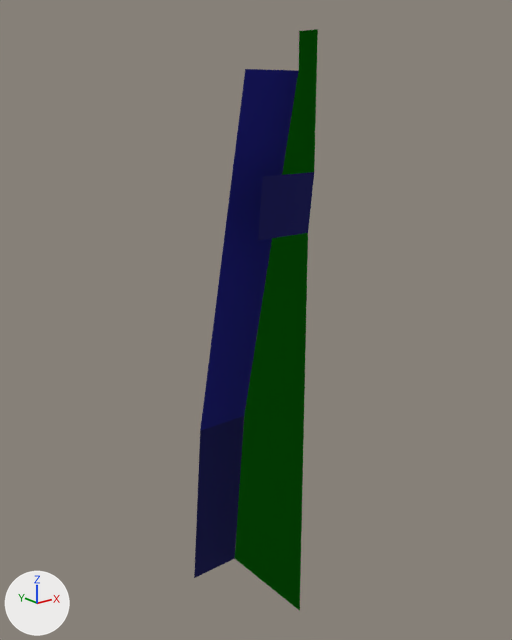
The glTF model assets/flow/scramjet/scramjet_n2_m2.glb, before and after one commit.
Both versions are drawn from a 50 mm camera at (-3.49, -5.03, 4.53) aimed at (0.11, -0.52, 2.73). Every picture has the same lights, and +X, +Y and +Z are marked at lower left. Where no turn or scale is listed for an object, it has been applied to the vertices.
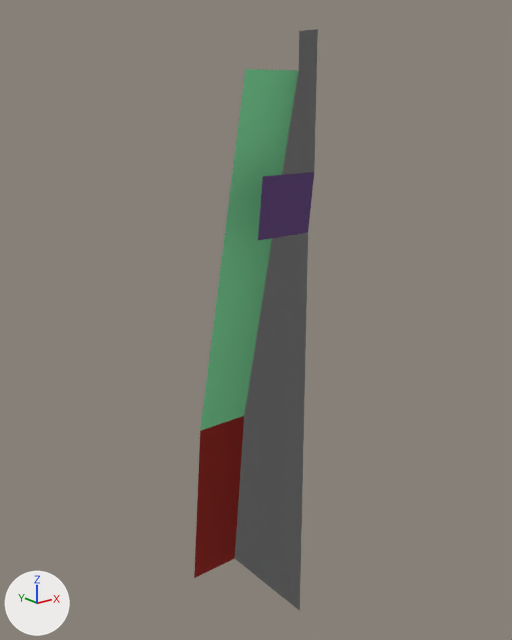
The newer file is also turned or shifted as a whole; pictures and numbers use the older file's frame.

Pixel boxes (x1, y1, x2, y2) of what changed, in the pictures (512 x 640 px):
'mesh3', recoloured (green to grey): (235, 29, 318, 611) in both
'mesh4', recoloured (green to grey): (235, 29, 318, 611) in both
part 1 of me_mesh0, recoloured (blue to red): (194, 416, 244, 578) in both
part 2 of me_mesh1, recoloured (blue to green): (200, 69, 298, 431) in both
part 3 of me_mesh2, recoloured (blue to purple): (258, 172, 314, 240) in both

What changed in the scene script:
```text
Change mat_material_3:
    where n0 = _N.new('ShaderNodeBsdfPrincipled'); n0.name = 'Principled BSDF'
    add n0.inputs[0].default_value = (0.749, 0.749, 0.749, 1.0)  # 'Base Color', light grey #e0e0e0
    remove n2 = _N.new('ShaderNodeMix'); n2.name = 'Mix'
    remove n2.data_type = 'RGBA'
    remove n2.blend_type = 'MULTIPLY'
    remove n2.inputs[0].default_value = 1.0  # 'Factor'
    remove n2.inputs[7].default_value = (0.678, 0.847, 0.902, 1.0)  # 'B', white #d7edf4
    remove n3 = _N.new('ShaderNodeVertexColor'); n3.name = 'Color Attribute'
    remove _L.new(n2.outputs[2], n0.inputs[0])  # 'Result' to 'Base Color'
    remove _L.new(n3.outputs[0], n2.inputs[6])  # 'Color' to 'A'
Change mat_material_4:
    where n0 = _N.new('ShaderNodeBsdfPrincipled'); n0.name = 'Principled BSDF'
    add n0.inputs[0].default_value = (0.749, 0.749, 0.749, 1.0)  # 'Base Color', light grey #e0e0e0
    remove n2 = _N.new('ShaderNodeMix'); n2.name = 'Mix'
    remove n2.data_type = 'RGBA'
    remove n2.blend_type = 'MULTIPLY'
    remove n2.inputs[0].default_value = 1.0  # 'Factor'
    remove n2.inputs[7].default_value = (0.678, 0.847, 0.902, 1.0)  # 'B', white #d7edf4
    remove n3 = _N.new('ShaderNodeVertexColor'); n3.name = 'Color Attribute'
    remove _L.new(n2.outputs[2], n0.inputs[0])  # 'Result' to 'Base Color'
    remove _L.new(n3.outputs[0], n2.inputs[6])  # 'Color' to 'A'
Change me_mesh0:
    where me_mesh0.from_pydata(...)  # 4 vertices, 2 faces; spans x -0.25..0.25, y -0.17..0.0, z 0.0..1.67
    used by ob_mesh0; location = (0.0, 0.0, 0.0)
    me_mesh0 part 1: 2 faces centred in x -0.08..0.08, y -0.12..-0.06, z 0.56..1.12 are repainted in the vertex colours; the middle colour goes from dark blue #00005a to red #b82216
Change me_mesh1:
    where me_mesh1.from_pydata(...)  # 4 vertices, 2 faces; spans x -0.25..0.25, y -0.86..-0.17, z 1.67..4.73
    used by ob_mesh1; location = (0.0, 0.0, 0.0)
    me_mesh1 part 2: 2 faces centred in x -0.08..0.08, y -0.63..-0.4, z 2.69..3.71 are repainted in the vertex colours; the middle colour goes from blue #000080 to green #a3fdb0
Change me_mesh2:
    where me_mesh2.from_pydata(...)  # 4 vertices, 2 faces; spans x -0.25..0.25, y -1.054..-1.0, z 3.532..4.0
    used by ob_mesh2; location = (0.0, 0.0, 0.0)
    me_mesh2 part 3: 2 faces centred in x -0.083..0.083, y -1.036..-1.018, z 3.688..3.844 are repainted in the vertex colours; the middle colour goes from dark blue #00005f to purple #784b84
Change me_mesh4:
    where me_mesh4.from_pydata(...)  # 8 vertices, 6 faces; spans x 0.25, y -1.05..0.0, z 0.0..5.0
    used by ob_mesh4; location = (0.0, 0.0, 0.0)
    me_mesh4 part 4: vertex colours changed
```
